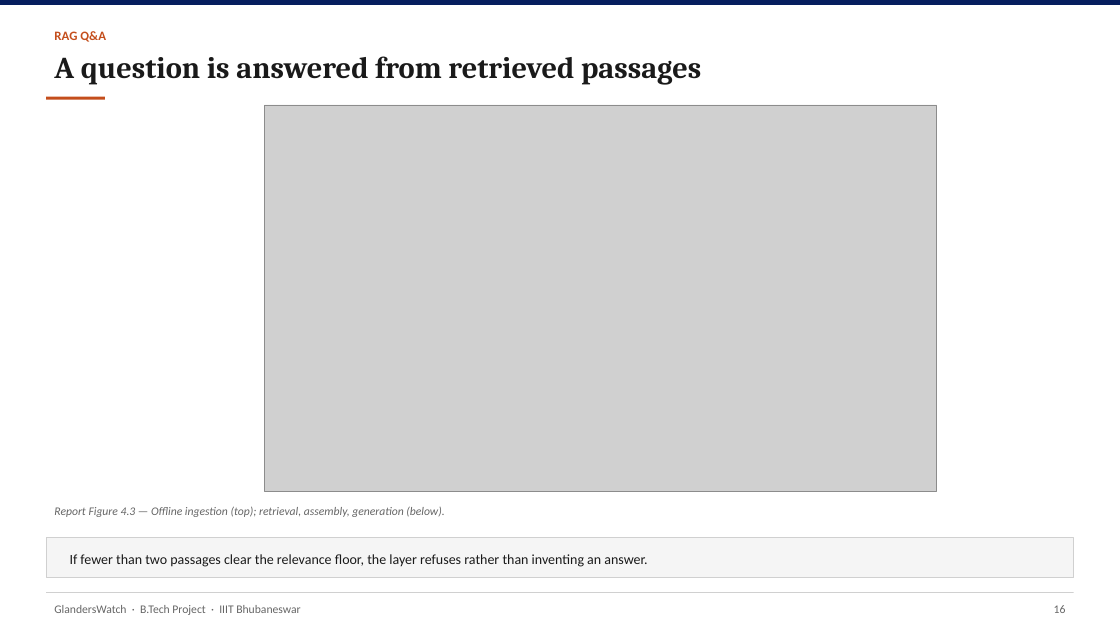
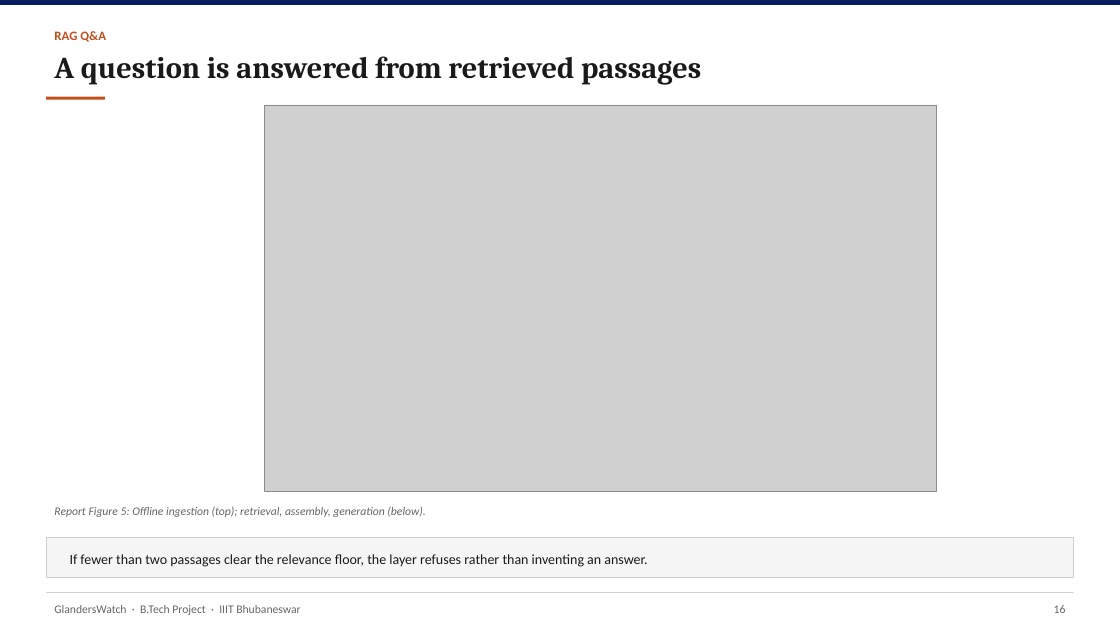
Before and after one commit to YuvrajSingh-mist/glandersWatch, a slide deck: slide 17 of slides/GlandersWatch_Deck.pptx. Drawn at 1120x630 pixels with LibreOffice and Linux fonts; fonts in the diff are those of the drawing; grey boxes stand for pictures. Boxes give left, top, right and bottom in pixels: in the first picture for what was removed or moved away, otherwise in the second. Text is boxed around its words. In the diff, an @@ line names an element or a change of style, - is before the commit and + after.

Commit message:
Align deck figure captions with continuous report numbering

```diff
--- a/slides/GlandersWatch_Deck.pptx
+++ b/slides/GlandersWatch_Deck.pptx
@@ text at box(54, 506, 425, 517): text changed @@
-Report Figure 4.3 — Offline ingestion (top); retrieval, assembly, generation (below).
+Report Figure 5: Offline ingestion (top); retrieval, assembly, generation (below).
```
Also in this commit, not shown: 6 other slides changed, 1 other file.
